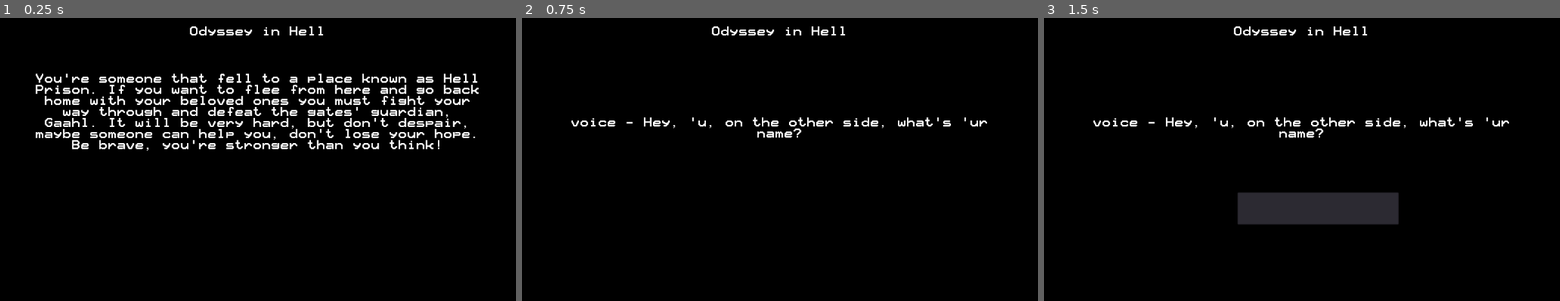
Above: before the commit, frames 1-3 (left to right).
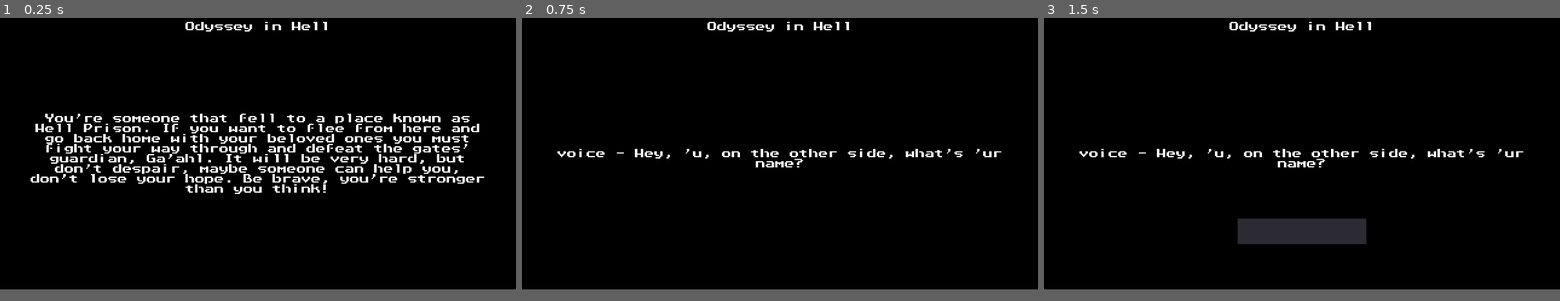
Above: after the commit, the same moments.

Repository: Dukebot/Odissey-in-Hell
Game: Godot game, scene res://src/Interface/Intro.tscn
Same seed, same stepped clock (60 frames per second), same inputs: the game is played once before the commit and once after it.
Inputs:
- Up to frame 1 (0.25 s): no input
- Up to frame 2 (0.75 s): tap Enter at 0.5 s; hold Right (move_right) from 0.53 s (still down); tap Space (continue) at 0.6 s
- Up to frame 3 (1.5 s): tap N (no) at 0.8, 1.35 s; tap Space (continue) at 1.25 s; release Right (move_right) at 1.28 s; hold Down (move_down) from 1.28 s (still down)
The window is 800x468 before the commit and 800x450 after it. Grey fills any space a smaller window leaves; there, only what the larger window draws over its background counts as a difference.

The runs differ from the first frame. In frame 1, 13% of the frame differs, in the area x 5-94%, y 1-63%; in frame 2, 2.5%; in frame 3, 7.2%.

Commit message:
Change font, resolution and distribution of interface

Diff:
--- a/assets/fonts/game_font.tres
+++ b/assets/fonts/game_font.tres
@@ -1,6 +1,6 @@
 [gd_resource type="DynamicFont" load_steps=2 format=2]
 
-[ext_resource path="res://assets/fonts/Pixel12x10Mono.ttf" type="DynamicFontData" id=1]
+[ext_resource path="res://assets/fonts/Arcology.ttf" type="DynamicFontData" id=1]
 
 [resource]
 size = 24
--- a/json/intro.json
+++ b/json/intro.json
@@ -1,5 +1,5 @@
 {
-	"intro_story": "You're someone that fell to a place known a …(112 unchanged characters)… rough and defeat the gates' guardian, Gaahl. It will be very hard, but don't des …(99 unchanged characters)…
+	"intro_story": "You're someone that fell to a place known a …(112 unchanged characters)… rough and defeat the gates' guardian, Ga’ahl. It will be very hard, but don't des …(99 unchanged characters)…
 	"intro_dialogue": [
 		["voice", "Hey, 'u, on the other side, what's 'ur name?"],
 		["", "You enter your name"],
@@ -7,9 +7,9 @@
 		["player_name", "What is this thing?"],
 		["voice", "A special charm, it's a map of the prison."],
 		["player_name", "And what do you want me to do with it?"],
-		["voice", "You must go 'nd kill that Gaahl bastard!"],
+		["voice", "You must go 'nd kill that Ga’ahl bastard!"],
 		["player_name", "But... I don't know if I can do it."],
 		["voice", "I'm sure you can, believe in yourself!"],
-		["voice", "Oh, if 'u need somethin', press <H> 'nd I'll try to help ya'."]
+		["voice", "Oh, if 'u need somethin', ask for <Help> 'nd I'll try to help ya'."]
 	]
 }
--- a/project.godot
+++ b/project.godot
@@ -64,6 +64,11 @@
 
 Utils="*res://src/singletons/Utils.gd"
 Globals="*res://src/singletons/Globals.gd"
+
+[display]
+
+window/size/width=1280
+window/size/height=720
 
 [gui]
 
--- a/src/Interface/Intro.tscn
+++ b/src/Interface/Intro.tscn
@@ -12,7 +12,7 @@
 
 [node name="Title" type="Label" parent="."]
 margin_left = 64.0
-margin_right = 960.0
+margin_right = 1216.0
 margin_bottom = 128.0
 text = "Odyssey in Hell"
 align = 1
@@ -21,8 +21,8 @@
 [node name="IntroText" type="Label" parent="."]
 margin_left = 64.0
 margin_top = 128.0
-margin_right = 960.0
-margin_bottom = 320.0
+margin_right = 1216.0
+margin_bottom = 632.0
 text = "You're someone that fell to a place known as Hell Prison. If you want to flee from here and go back home with your beloved ones… you must fight your way through and defeat the gates' guardian, Ga’ahl. It will be very hard, but don't despair, maybe someone can help you, don't lose your hope.
 Be brave, you're stronger than you think!
 "
@@ -35,9 +35,9 @@
 
 [node name="DialogueLabel" type="Label" parent="."]
 margin_left = 64.0
-margin_top = 192.0
-margin_right = 960.0
-margin_bottom = 320.0
+margin_top = 136.0
+margin_right = 1216.0
+margin_bottom = 648.0
 align = 1
 valign = 1
 autowrap = true
@@ -47,7 +47,7 @@
 
 [node name="PlayerNameInput" type="TextEdit" parent="."]
 visible = false
-margin_left = 384.0
-margin_top = 384.0
-margin_right = 704.0
-margin_bottom = 448.0
+margin_left = 480.0
+margin_top = 544.0
+margin_right = 800.0
+margin_bottom = 608.0
--- a/src/Main.tscn
+++ b/src/Main.tscn
@@ -32,7 +32,7 @@
 script = ExtResource( 6 )
 
 [node name="GameTitle" type="Label" parent="."]
-margin_right = 1024.0
+margin_right = 1280.0
 margin_bottom = 136.0
 text = "Odyssey in Hell"
 align = 1
@@ -42,14 +42,8 @@
 }
 
 [node name="MapLabel" type="Label" parent="."]
-anchor_left = 0.5
-anchor_top = 0.5
-anchor_right = 0.5
-anchor_bottom = 0.5
-margin_left = -512.0
-margin_top = -300.0
-margin_right = 512.0
-margin_bottom = 300.0
+anchor_right = 1.0
+anchor_bottom = 1.0
 align = 1
 valign = 1
 __meta__ = {
@@ -57,30 +51,29 @@
 }
 
 [node name="TextOutput" type="Label" parent="."]
-margin_top = 488.0
-margin_right = 1024.0
-margin_bottom = 576.0
+margin_top = 576.0
+margin_right = 1280.0
+margin_bottom = 720.0
 align = 1
-valign = 1
 autowrap = true
 __meta__ = {
 "_edit_use_anchors_": false
 }
 
 [node name="InventoryItems" type="Label" parent="."]
-margin_left = 704.0
-margin_top = 129.0
-margin_right = 960.0
-margin_bottom = 449.0
+margin_left = 896.0
+margin_top = 192.0
+margin_right = 1152.0
+margin_bottom = 512.0
 __meta__ = {
 "_edit_use_anchors_": false
 }
 
 [node name="PlayerStats" type="Label" parent="."]
 margin_left = 64.0
-margin_top = 128.0
+margin_top = 192.0
 margin_right = 320.0
-margin_bottom = 448.0
+margin_bottom = 512.0
 __meta__ = {
 "_edit_use_anchors_": false
 }
Binary file added: assets/fonts/Arcology.ttf
